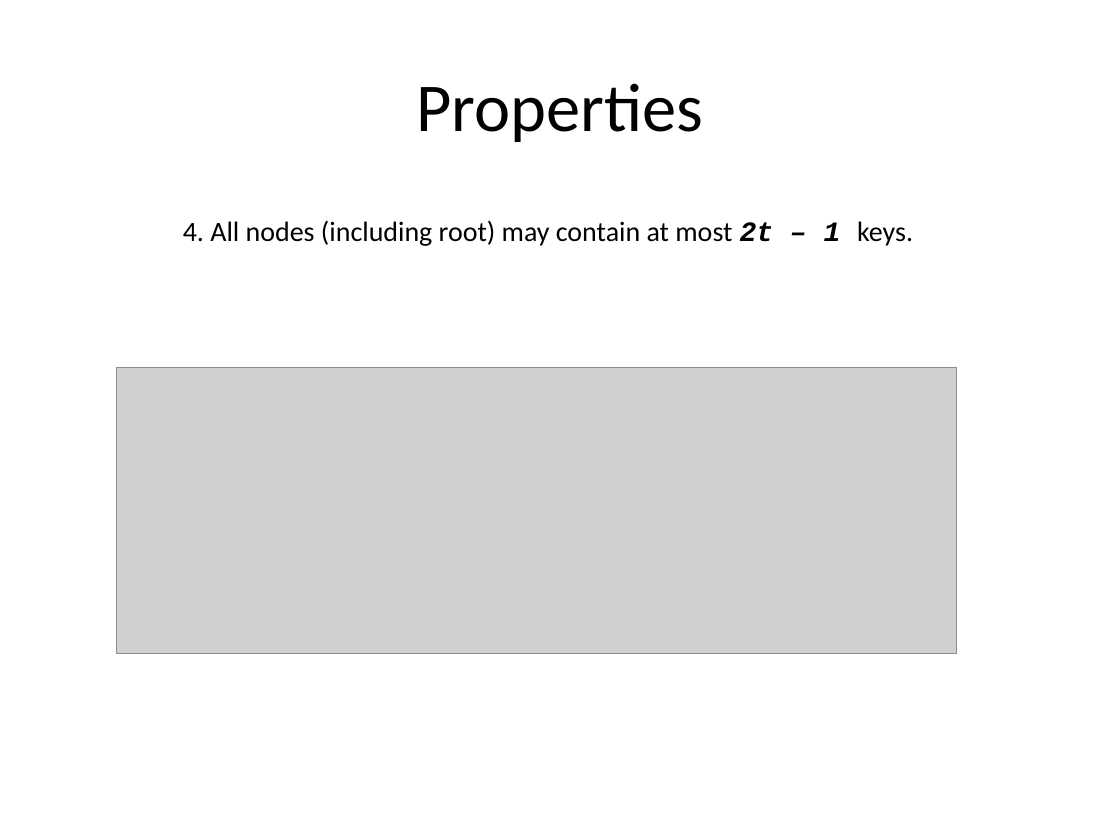
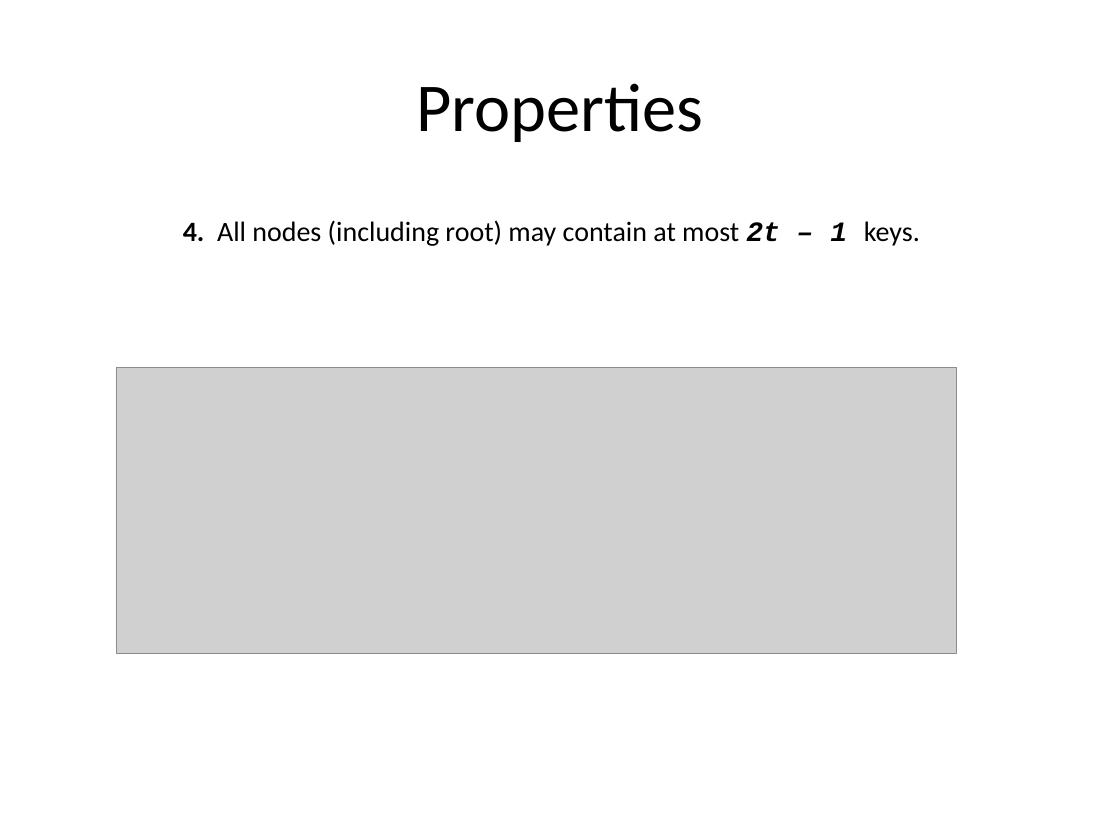
Before and after one commit to rugbyprof/5303-Adv-Database, a slide deck: slide 8 of btree.pptx. Drawn at 1120x840 pixels with LibreOffice and Linux fonts; fonts in the diff are those of the drawing; grey boxes stand for pictures. Boxes give left, top, right and bottom in pixels: in the first picture for what was removed or moved away, otherwise in the second. Text is boxed around its words. In the diff, an @@ line names an element or a change of style, - is before the commit and + after.

```diff
--- a/btree.pptx
+++ b/btree.pptx
@@ text "4. All nodes (including root) ..." at bbox=[183, 220, 920, 246]: bold on in "4." @@
```
Also in this commit, not shown: 7 other slides changed.
